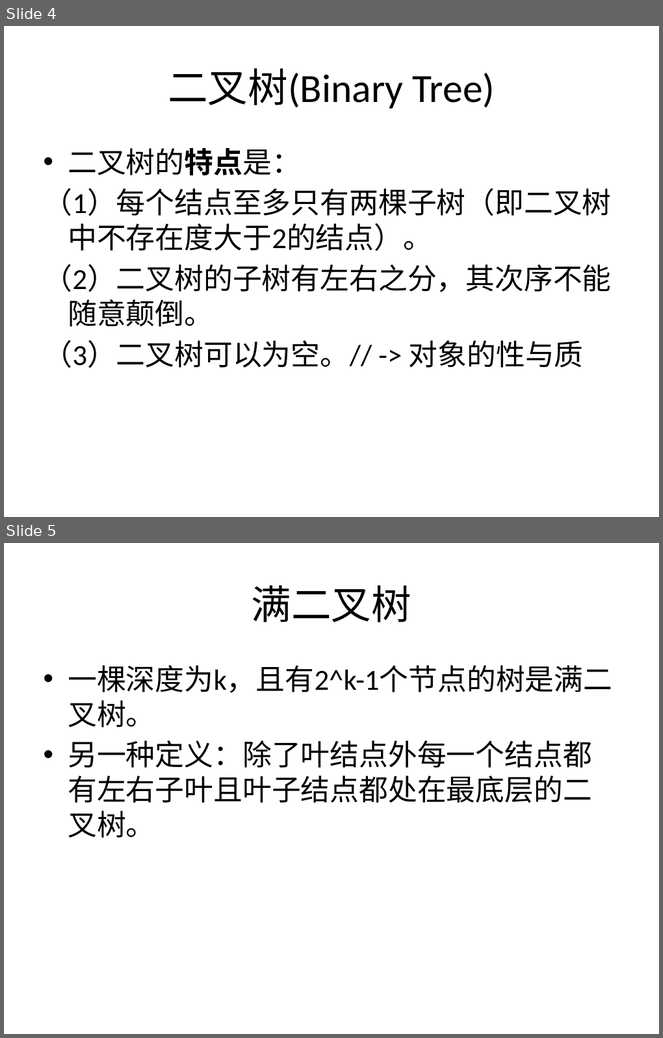
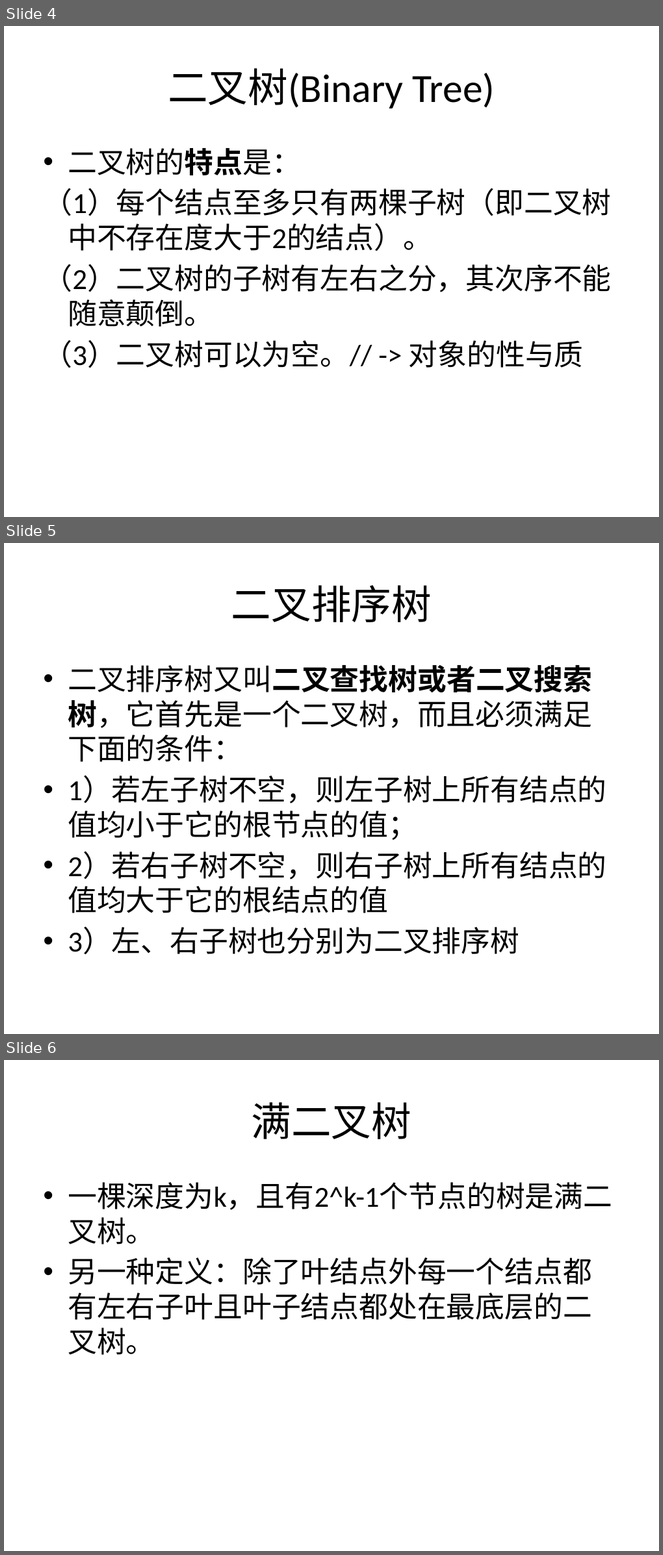
Before and after one commit to justery/JoyCpp, a slide deck: JoyCpp/rb_tree/rb_tree.pptx. Shown one above the other, each under a label of ours: slides 4 and 5 before the commit, slides 4, 5 and 6 after it. The pictures are 663x1038 and 663x1555 pixels, drawn with LibreOffice and Linux fonts; fonts in the diff are those of the drawing. Boxes give left, top, right and bottom in pixels: in the first picture for what was removed or moved away, otherwise in the second. Text is boxed around its words. In the diff, an @@ line names an element or a change of style, - is before the commit and + after.

```diff
--- a/JoyCpp/rb_tree/rb_tree.pptx
+++ b/JoyCpp/rb_tree/rb_tree.pptx
@@ slide 5 added at bbox=[4, 543, 659, 1034], background #FFFFFF @@
@@ title added at bbox=[232, 585, 432, 622], 44 pt, text #000000 @@
+二叉排序树
@@ text added at bbox=[68, 665, 607, 954], 32 pt, text #000000 @@
+• 二叉排序树又叫二叉查找树或者二叉搜索树，它首先是一个二叉树，而且必须满足下面的条件：
+• 1）若左子树不空，则左子树上所有结点的值均小于它的根节点的值；
+• 2）若右子树不空，则右子树上所有结点的值均大于它的根结点的值
+• 3）左、右子树也分别为二叉排序树
@@ what was slide 5 is now slide 6 @@
```
Also in this commit, not shown: 1 slide changed, 1 other file.
